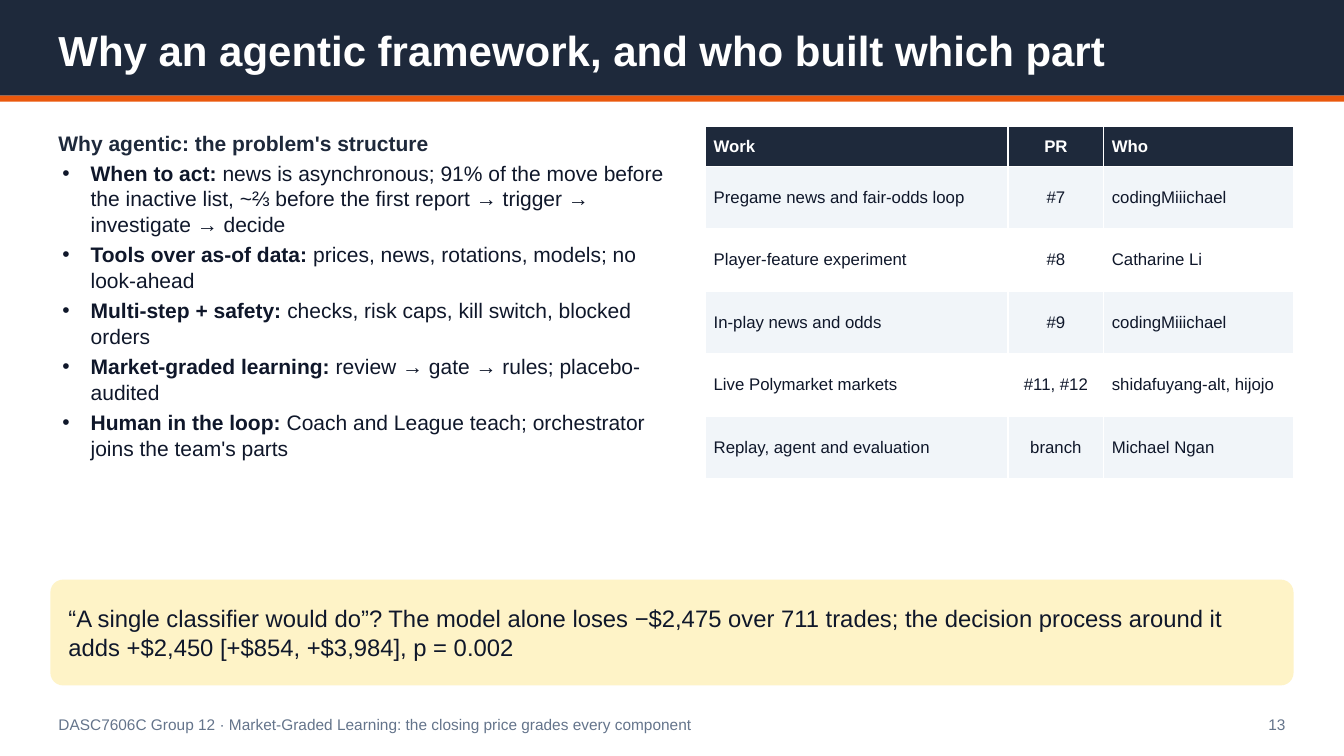
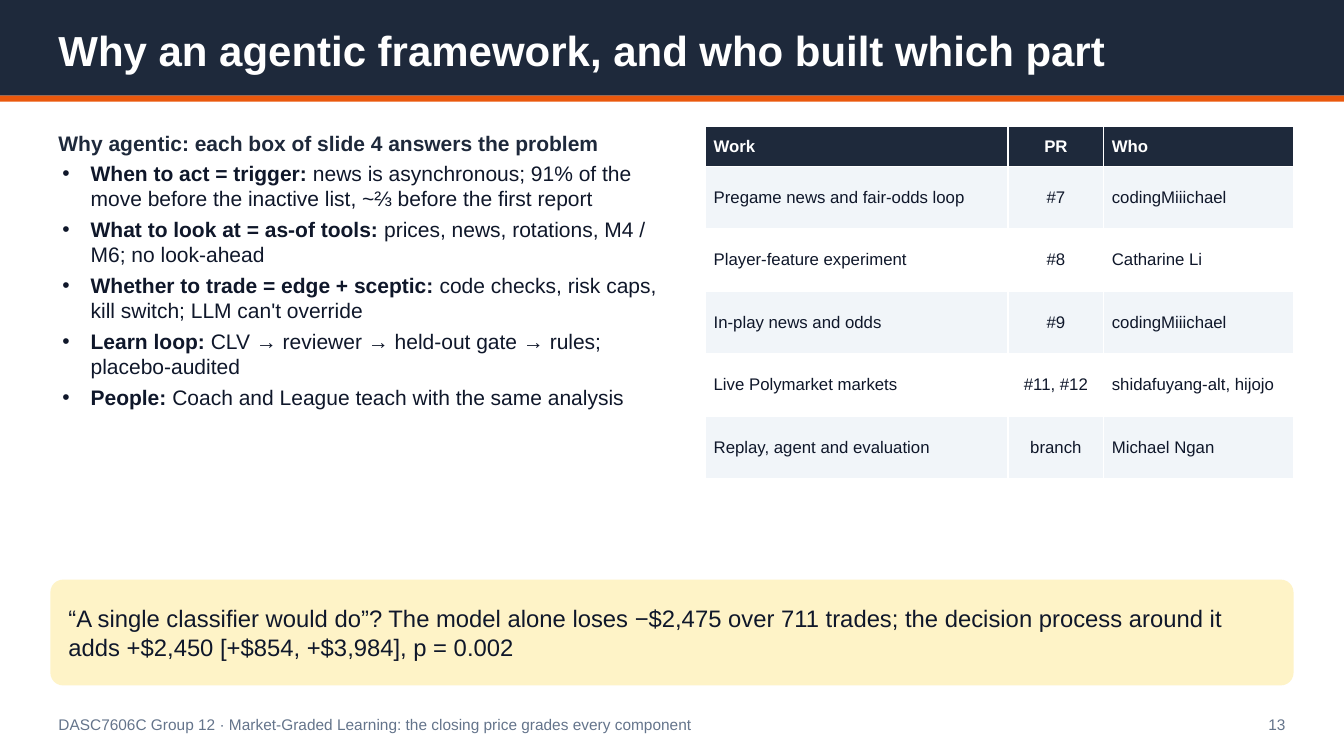
Before and after one commit to Michaelyzr/nba-agent, a slide deck: slide 13 of presentation/nba_agent_deck.pptx. Drawn at 1344x756 pixels with LibreOffice and Linux fonts; fonts in the diff are those of the drawing. Boxes give left, top, right and bottom in pixels: in the first picture for what was removed or moved away, otherwise in the second. Text is boxed around its words. In the diff, an @@ line names an element or a change of style, - is before the commit and + after.

```diff
--- a/presentation/nba_agent_deck.pptx
+++ b/presentation/nba_agent_deck.pptx
@@ text at (x1=58, y1=135, x2=656, y2=410): text changed @@
-Why agentic: the problem's structure
-• When to act: news is asynchronous; 91% of the move before the inactive list, ~⅔ before the first report → trigger → investigate → decide
-• Tools over as-of data: prices, news, rotations, models; no look-ahead
-• Multi-step + safety: checks, risk caps, kill switch, blocked orders
-• Market-graded learning: review → gate → rules; placebo-audited
-• Human in the loop: Coach and League teach; orchestrator joins the team's parts
+Why agentic: each box of slide 4 answers the problem
+• When to act = trigger: news is asynchronous; 91% of the move before the inactive list, ~⅔ before the first report
+• What to look at = as-of tools: prices, news, rotations, M4 / M6; no look-ahead
+• Whether to trade = edge + sceptic: code checks, risk caps, kill switch; LLM can't override
+• Learn loop: CLV → reviewer → held-out gate → rules; placebo-audited
+• People: Coach and League teach with the same analysis
```
Also in this commit, not shown: 5 other slides changed, 1 slide added, 1 slide removed, 5 other files.
